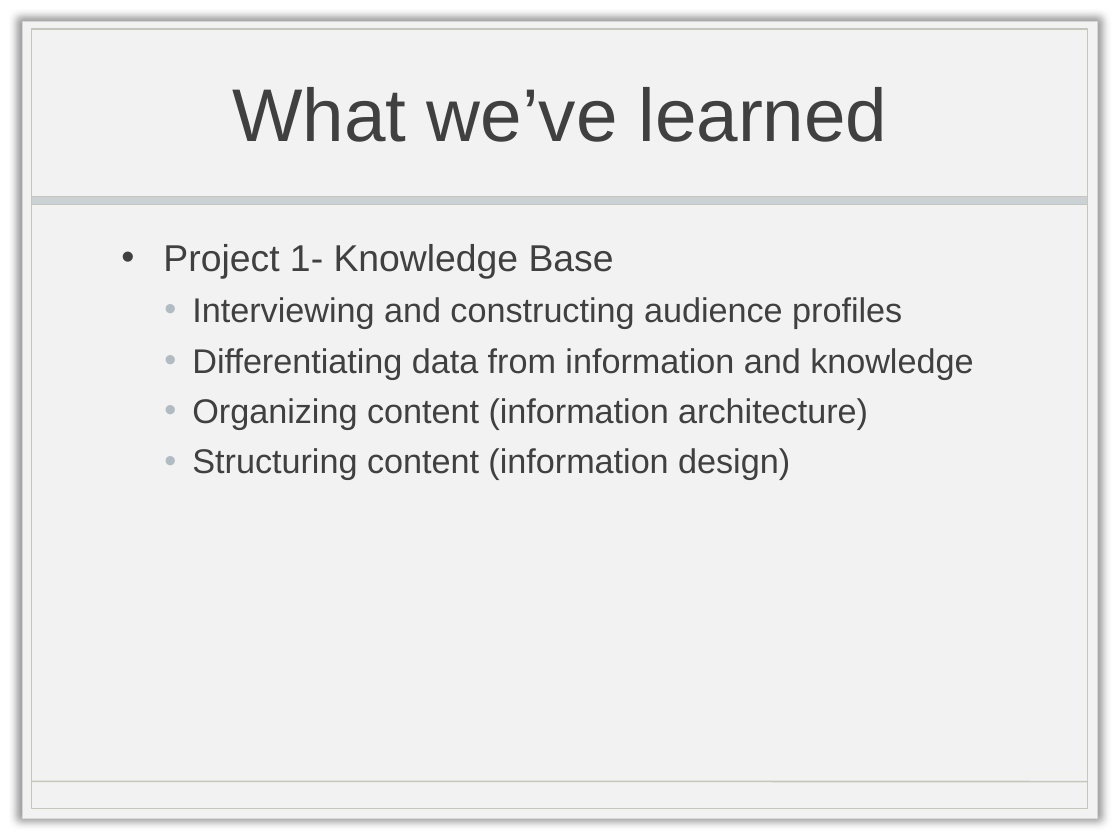
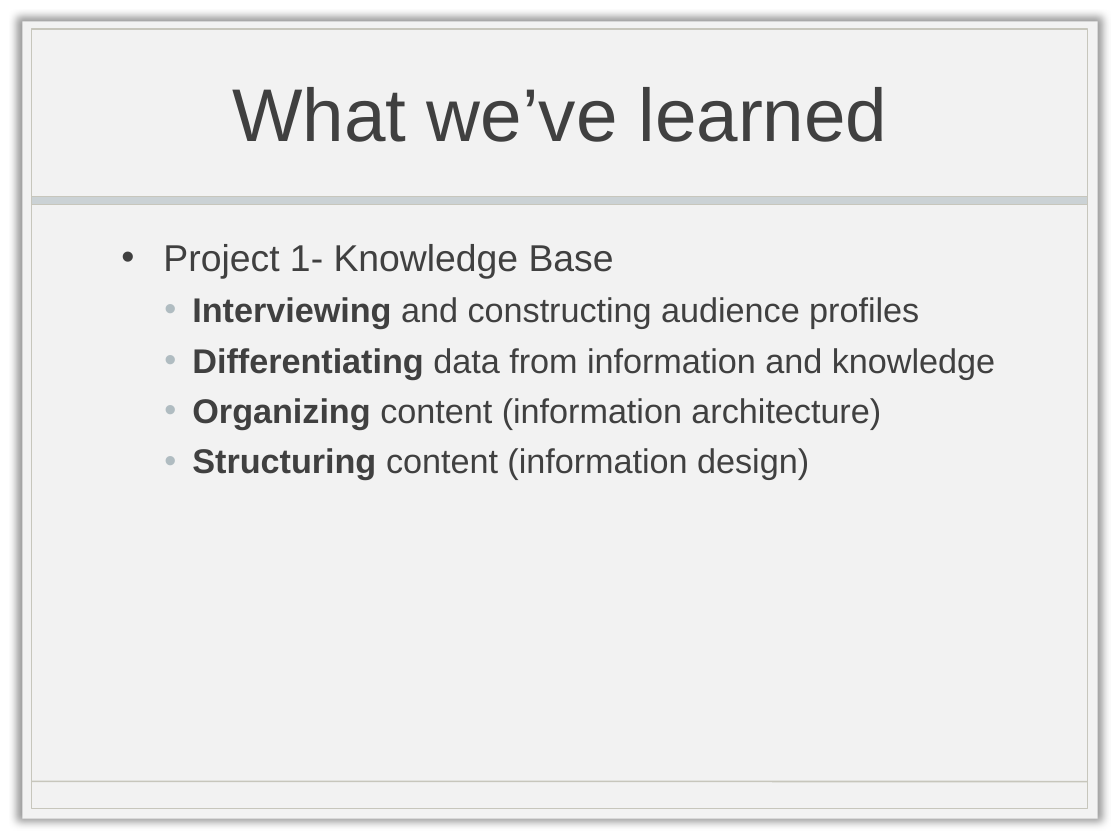
Before and after one commit to doctorlam/tecm4180, a slide deck: slide 2 of readings/design.pptx. Drawn at 1120x840 pixels with LibreOffice and Linux fonts; fonts in the diff are those of the drawing; background and template pictures are left out. Boxes give left, top, right and bottom in pixels: in the first picture for what was removed or moved away, otherwise in the second. Text is boxed around its words. In the diff, an @@ line names an element or a change of style, - is before the commit and + after.

Commit message:
added design ppt, audience analysis sheet, and design activity. 10/14

```diff
--- a/readings/design.pptx
+++ b/readings/design.pptx
@@ text at bbox=[192, 297, 995, 480]: bold on in "Interviewing", "Differentiating", "Organizing", "Structuring" @@
```
Also in this commit, not shown: 4 other files.
